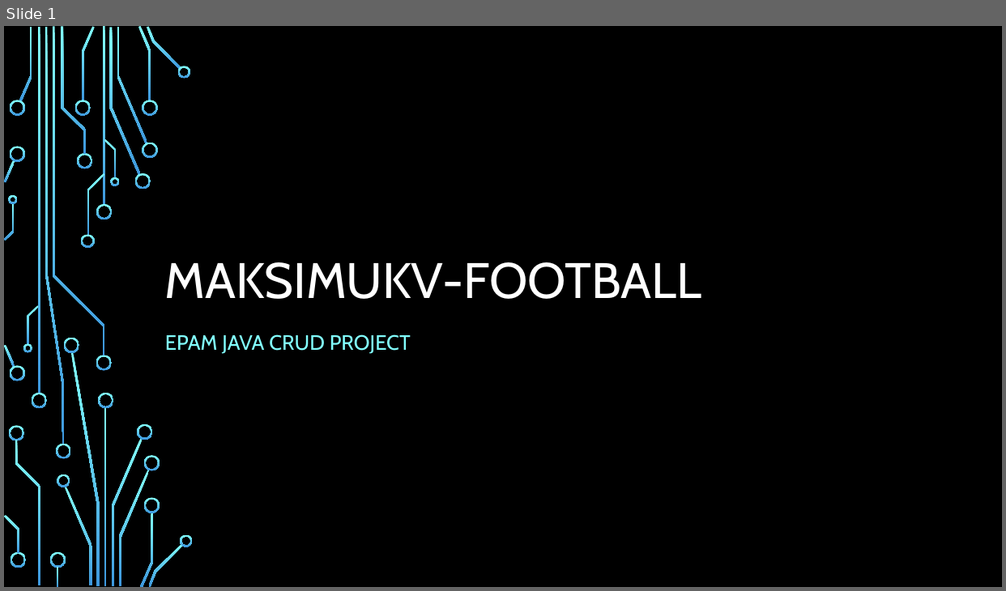
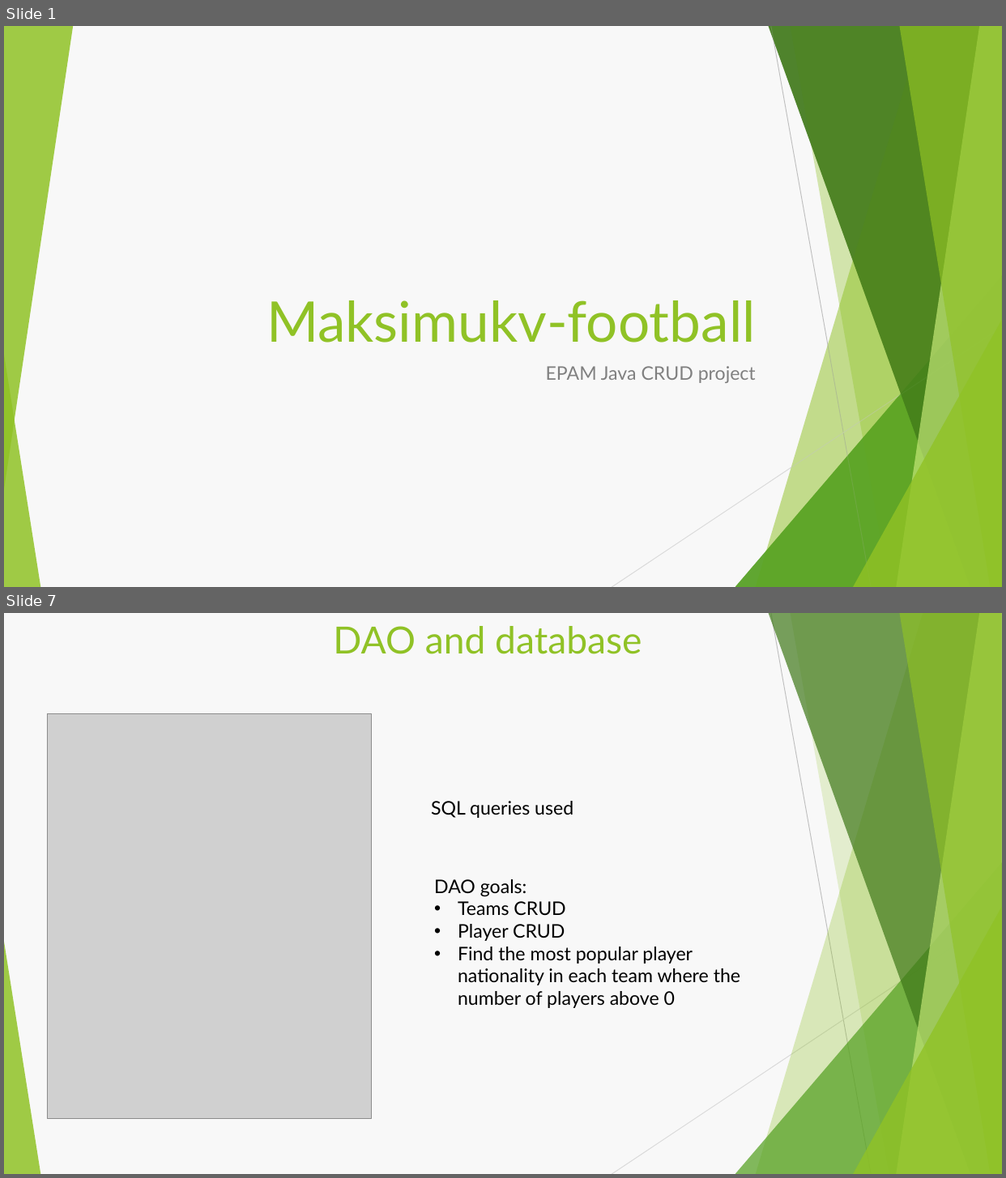
Before and after one commit to Brest-Java-Course-2021/MaksimukV-football, a slide deck: documentation/about/Maksimukv-football-shortened.pptx. Shown one above the other, each under a label of ours: slide 1 before the commit, slides 1 and 7 after it; the slides between them are not shown. The pictures are 1006x591 and 1006x1178 pixels, drawn with LibreOffice and Linux fonts; fonts in the diff are those of the drawing; grey boxes stand for pictures; background and template pictures are left out. Boxes give left, top, right and bottom in pixels: in the first picture for what was removed or moved away, otherwise in the second. Text is boxed around its words. In the diff, an @@ line names an element or a change of style, - is before the commit and + after.

```diff
--- a/documentation/about/Maksimukv-football-shortened.pptx
+++ b/documentation/about/Maksimukv-football-shortened.pptx
@@ slide 7 added at box(4, 613, 1002, 1174), background #F8F8F8; not listed: 10 template elements that a slide beside it also shows @@
@@ title added at box(333, 626, 641, 654), 36 pt, text #90C226 @@
+DAO and database
@@ picture added at box(48, 714, 372, 1119) @@
@@ text added at box(431, 801, 573, 818), 18 pt, text #000000 @@
+SQL queries used
@@ text added at box(434, 879, 740, 1008), 18 pt, text #000000 @@
+DAO goals:
+• Teams CRUD
+• Player CRUD
+• Find the most popular player nationality in each team where the number of players above 0
@@ slide 1 changed as well @@
@@ background picture (left out) to #F8F8F8 @@
@@ group added at box(4, 26, 1002, 587): 5 freeform shapes, 3 triangles, 2 lines @@
@@ title at box(266, 301, 756, 343): text changed; size 48 to 54 pt; font Cabin to Lato; text colour #FFFFFF to #90C226 @@
-MAKSIMUKV-FOOTBALL
+Maksimukv-football
@@ group added at box(4, 26, 1002, 587): 5 freeform shapes, 3 triangles @@
@@ subtitle at box(546, 366, 756, 383): text changed; size 20 to 18 pt; font Cabin to Lato; text colour #82FFFF to #808080 @@
-EPAM JAVA CRUD PROJECT
+EPAM Java CRUD project
@@ group removed at box(4, 26, 193, 587): 50 freeform shapes, 4 rectangles @@
```
Also in this commit, not shown: 1 other slide changed, 4 other slides added, 9 slides removed, 9 other files.
